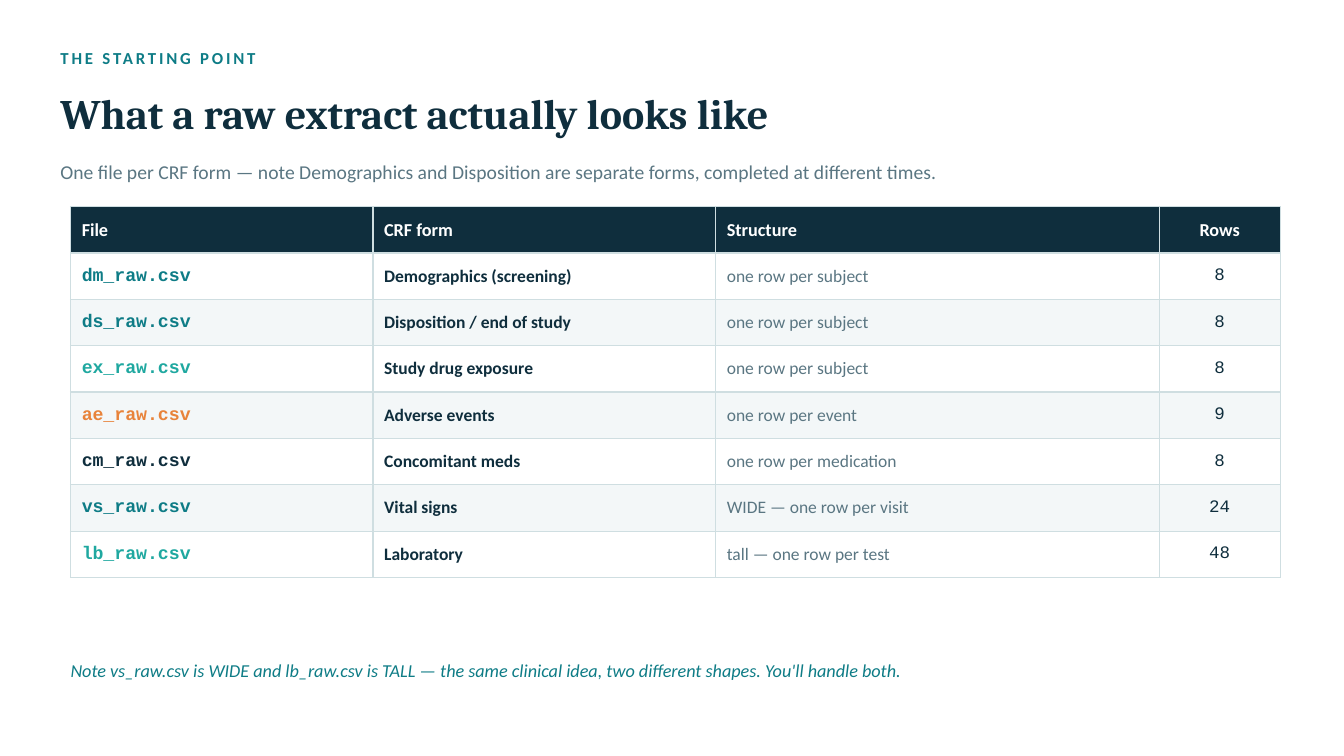
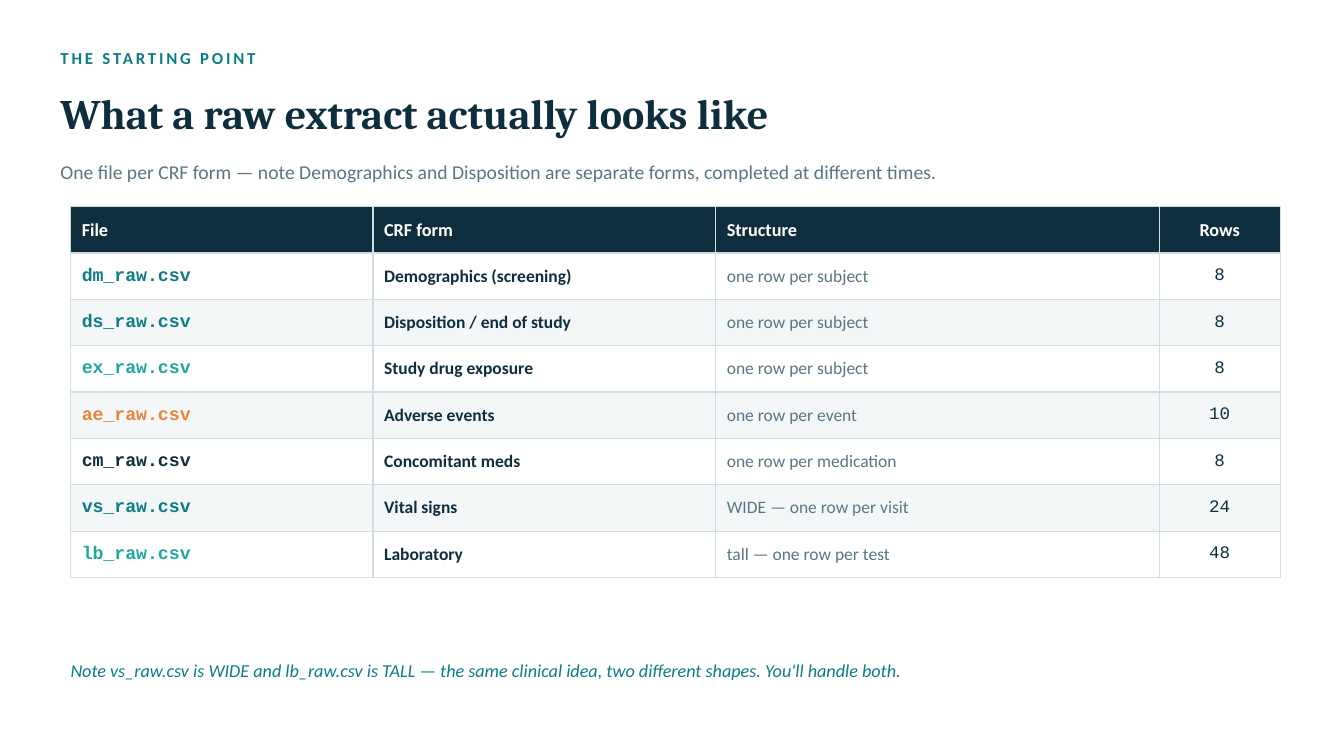
Before and after one commit to shabeebkk/sdtm-clinical-programming-bootcamp, a slide deck: slide 3 of presentations/04_reading_raw_data.pptx. Drawn at 1344x756 pixels with LibreOffice and Linux fonts; fonts in the diff are those of the drawing. Boxes give left, top, right and bottom in pixels: in the first picture for what was removed or moved away, otherwise in the second. Text is boxed around its words. In the diff, an @@ line names an element or a change of style, - is before the commit and + after.

```diff
--- a/presentations/04_reading_raw_data.pptx
+++ b/presentations/04_reading_raw_data.pptx
@@ table at [71,207,1280,567] @@
-row 5, column 4: 9
+row 5, column 4: 10
```
Also in this commit, not shown: 7 other files.
